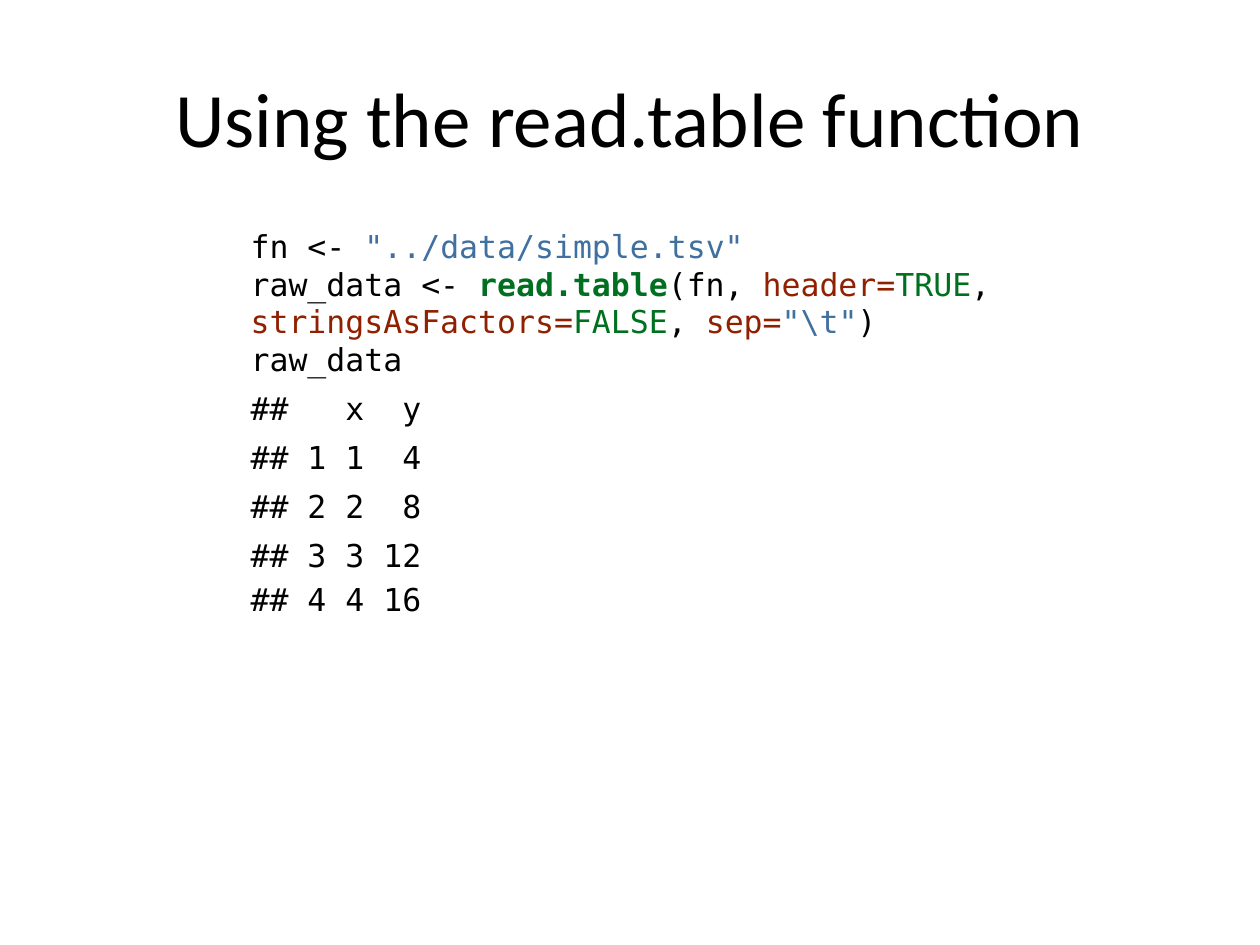
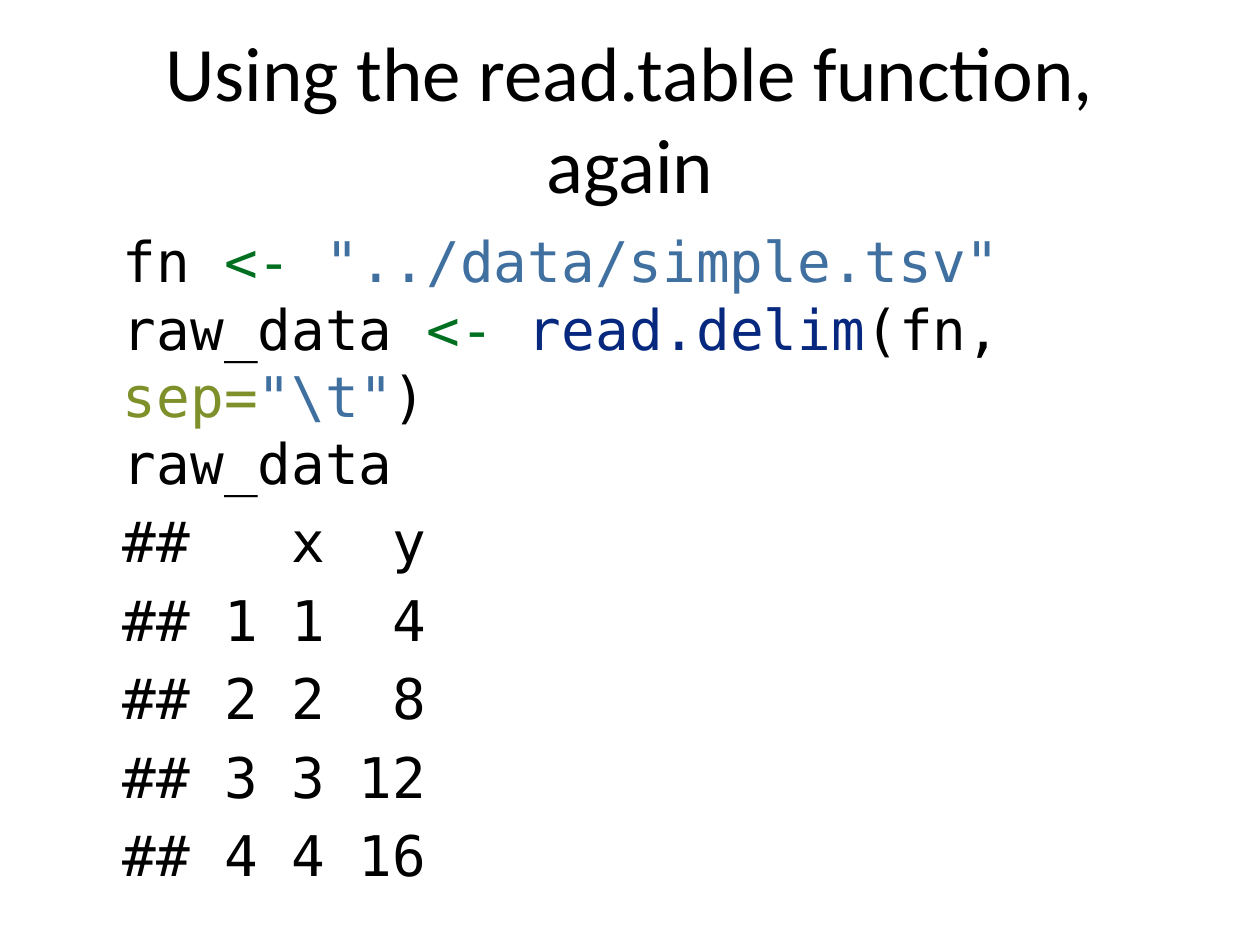
Before and after one commit to pmean/classes, a slide deck: slide 11 of introduction-to-r/src/v03-slides-and-speaker-notes.pptx (slide 8 before the commit). Drawn at 1260x945 pixels with LibreOffice and Linux fonts; fonts in the diff are those of the drawing. Boxes give left, top, right and bottom in pixels: in the first picture for what was removed or moved away, otherwise in the second. Text is boxed around its words. In the diff, an @@ line names an element or a change of style, - is before the commit and + after.

```diff
--- a/introduction-to-r/src/v03-slides-and-speaker-notes.pptx
+++ b/introduction-to-r/src/v03-slides-and-speaker-notes.pptx
@@ title at (165,47,1093,207): text changed @@
-Using the read.table function
+Using the read.table function, again
@@ text at (123,239,1000,485): text changed; size 18 to 32 pt; text colour #000000 to #4070A0 @@
-fn <- "../data/simple.tsv"
-raw_data <- read.table(fn, header=TRUE, stringsAsFactors=FALSE, sep="\t")
-raw_data
+fn <- "../data/simple.tsv"
+raw_data <- read.delim(fn, sep="\t")
+raw_data
@@ text at (224,531,427,877): size 18 to 32 pt in "## x y ## 1 1 4 ..."; indent changed; more space between paragraphs @@
```
Also in this commit, not shown: 18 other slides changed, 7 slides added, 6 other files.
